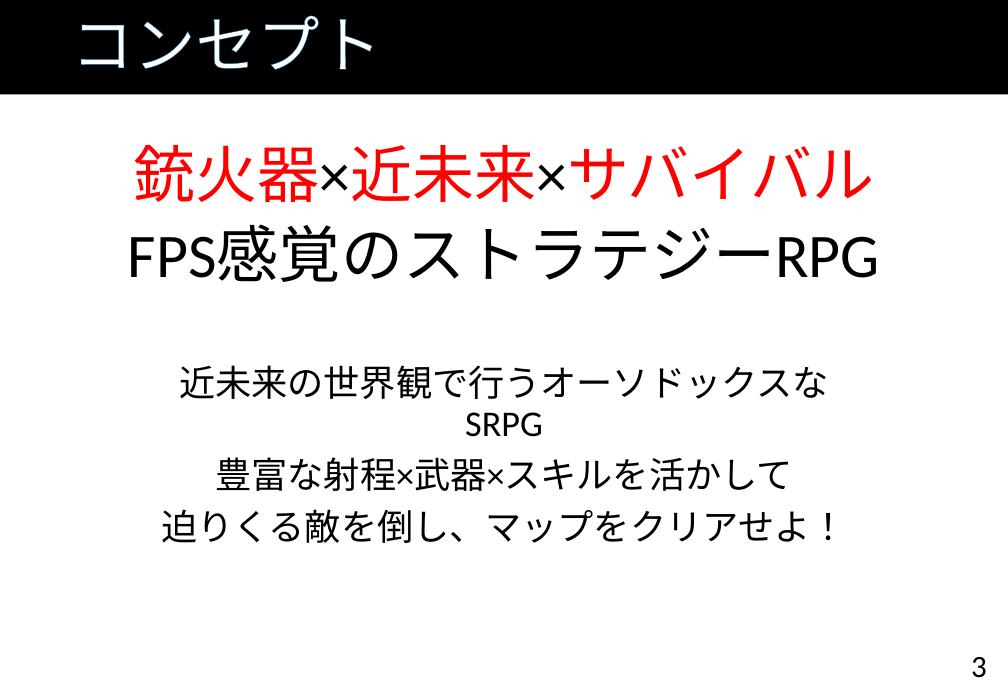
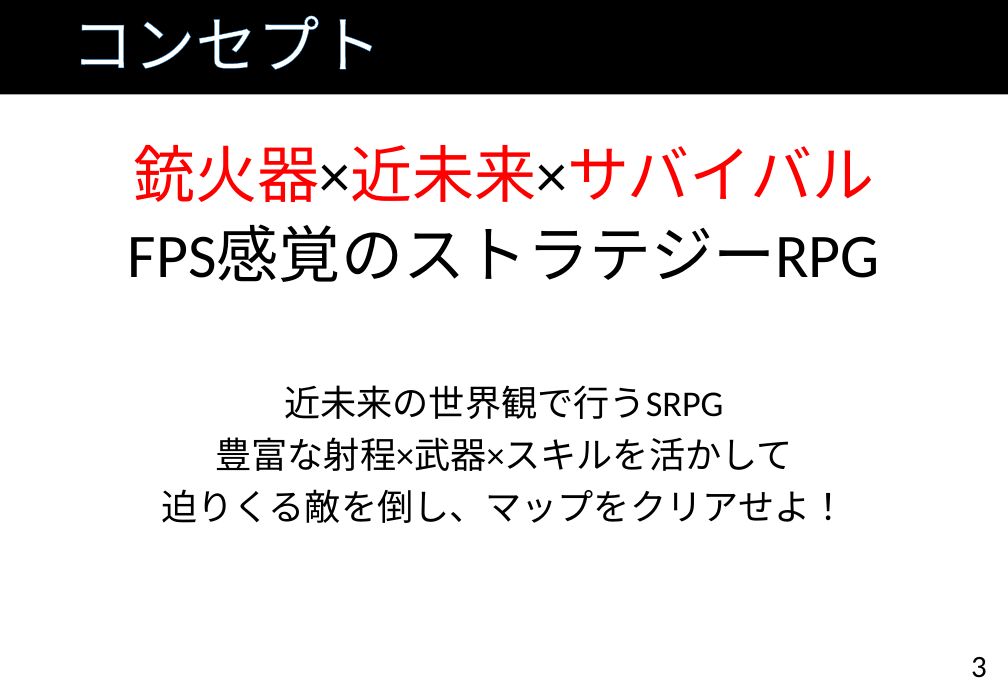
Before and after one commit to TaigaMizunuma/FreewheelExciter, a slide deck: slide 3 of Godlibrary/powerpoint/FE_proposal_ver0.5.pptx. Drawn at 1008x698 pixels with LibreOffice and Linux fonts; fonts in the diff are those of the drawing; background and template pictures are left out. Boxes give left, top, right and bottom in pixels: in the first picture for what was removed or moved away, otherwise in the second. Text is boxed around its words. In the diff, an @@ line names an element or a change of style, - is before the commit and + after.

```diff
--- a/Godlibrary/powerpoint/FE_proposal_ver0.5.pptx
+++ b/Godlibrary/powerpoint/FE_proposal_ver0.5.pptx
@@ text at [284,385,723,419]: text changed @@
-近未来の世界観で行うオーソドックスなSRPG
+近未来の世界観で行うSRPG
```
Also in this commit, not shown: 14 other slides changed, 1 slide added, 5 other files.
